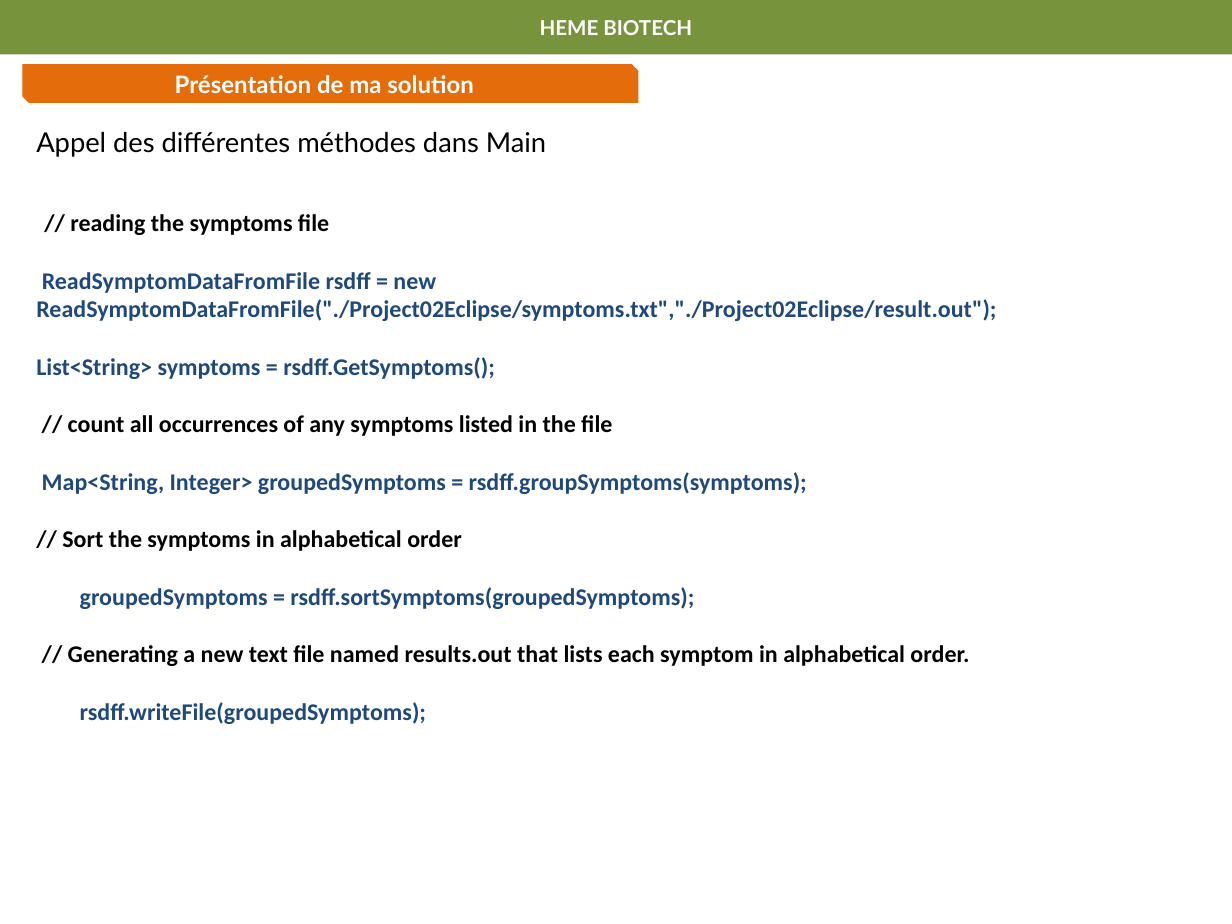
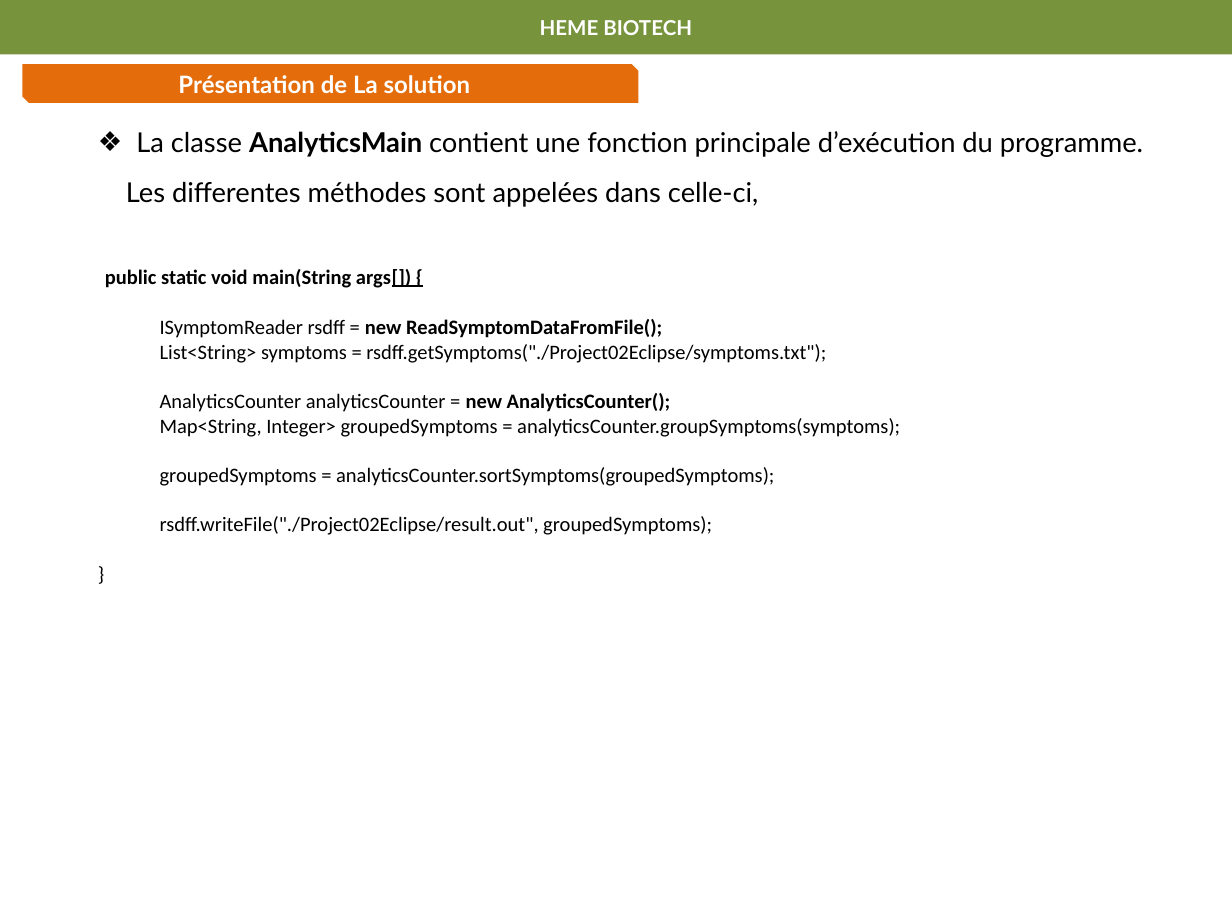
Before and after one commit to bende47/Project_DA_Java_EN_Come_to_the_Rescue_of_a_Java_Application, a slide deck: slide 10 of Projet P2.pptx (slide 8 before the commit). Drawn at 1232x924 pixels with LibreOffice and Linux fonts; fonts in the diff are those of the drawing. Boxes give left, top, right and bottom in pixels: in the first picture for what was removed or moved away, otherwise in the second. Text is boxed around its words. In the diff, an @@ line names an element or a change of style, - is before the commit and + after.

```diff
--- a/Projet P2.pptx
+++ b/Projet P2.pptx
@@ text in snip diag rect at [178,75,471,94]: text changed @@
-Présentation de ma solution
+Présentation de La solution
@@ text at [105,131,1143,535]: text changed; size 14 to 12 pt; text colour #1F497D to #000000; bold off @@
-Appel des différentes méthodes dans Main
-// reading the symptoms file
-ReadSymptomDataFromFile rsdff = new ReadSymptomDataFromFile("./Project02Eclipse/symptoms.txt","./Project02Eclipse/result.out");
-List<String> symptoms = rsdff.GetSymptoms();
-// count all occurrences of any symptoms listed in the file
-Map<String, Integer> groupedSymptoms = rsdff.groupSymptoms(symptoms);
-// Sort the symptoms in alphabetical order
-groupedSymptoms = rsdff.sortSymptoms(groupedSymptoms);
-// Generating a new text file named results.out that lists each symptom in alphabetical order.
-rsdff.writeFile(groupedSymptoms);
+  ❖ La classe AnalyticsMain contient une fonction principale d’exécution du programme.
+  Les differentes méthodes sont appelées dans celle-ci,
+  public static void main(String args[]) {
+    ISymptomReader rsdff = new ReadSymptomDataFromFile();
+    List<String> symptoms = rsdff.getSymptoms("./Project02Eclipse/symptoms.txt");
+    AnalyticsCounter analyticsCounter = new AnalyticsCounter();
+    Map<String, Integer> groupedSymptoms = analyticsCounter.groupSymptoms(symptoms);
+    groupedSymptoms = analyticsCounter.sortSymptoms(groupedSymptoms);
+    rsdff.writeFile("./Project02Eclipse/result.out", groupedSymptoms);
+  }
```
Also in this commit, not shown: 5 other slides changed, 2 slides added.
